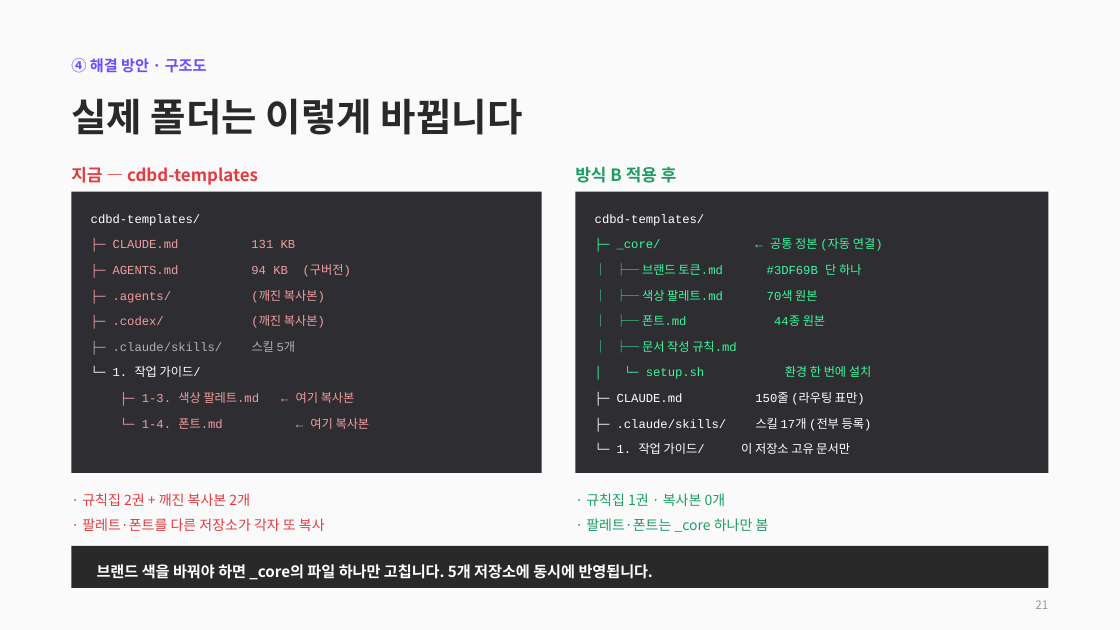
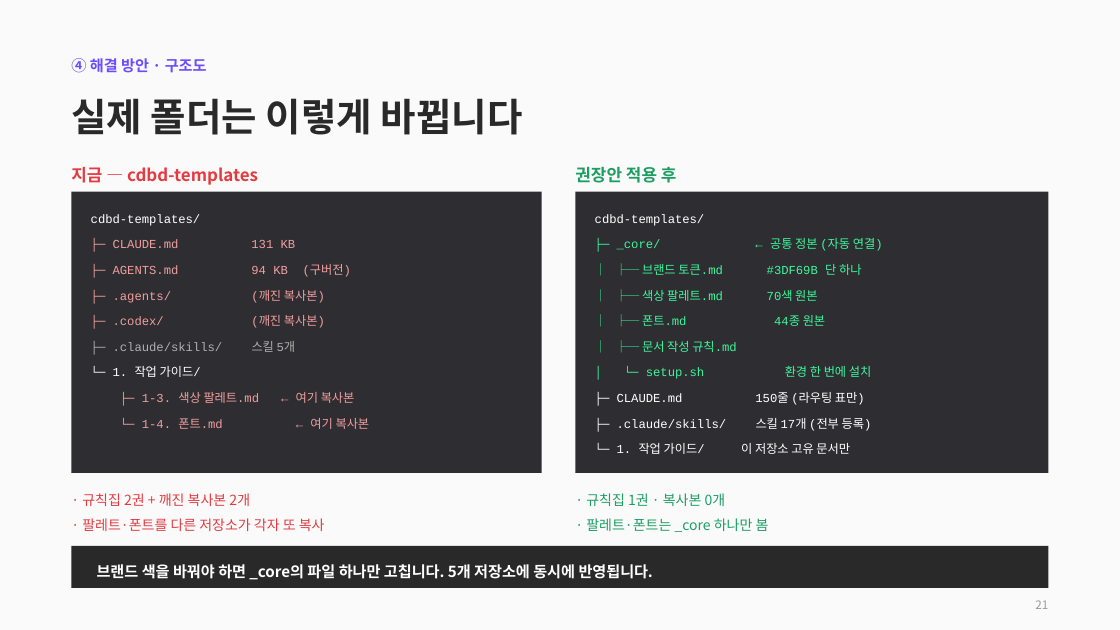
Before and after one commit to CdBd-in/design, a slide deck: slide 21 of CdBd 문서 체계 진단 및 개편 제안.pptx. Drawn at 1120x630 pixels with LibreOffice and Linux fonts; fonts in the diff are those of the drawing. Boxes give left, top, right and bottom in pixels: in the first picture for what was removed or moved away, otherwise in the second. Text is boxed around its words. In the diff, an @@ line names an element or a change of style, - is before the commit and + after.

```diff
--- a/CdBd 문서 체계 진단 및 개편 제안.pptx
+++ b/CdBd 문서 체계 진단 및 개편 제안.pptx
@@ text at (575,166,677,183): text changed @@
-방식 B 적용 후
+권장안 적용 후
```
Also in this commit, not shown: 5 other slides changed, 1 other file.
